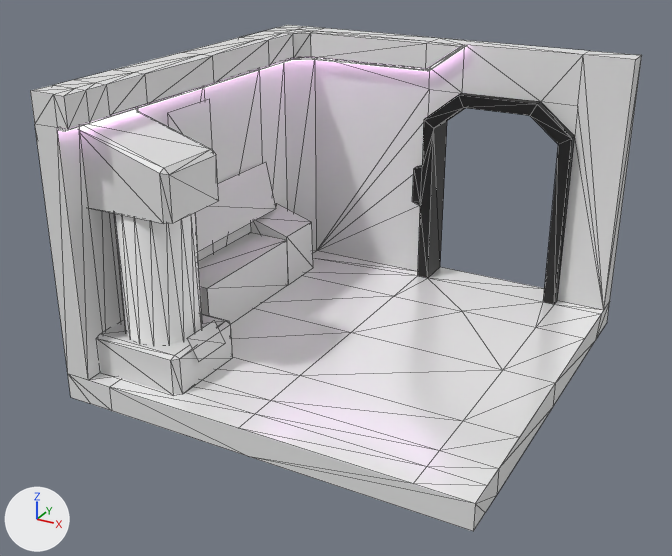
Renders of the glTF model public/models/room.glb from each side of a commit.
Rendered twice from a 50 mm lens placed at (7.62, -14.83, 8.79), pointed at (-0.21, -0.6, 1.68). The lights are fixed; the arrows at lower left show +X, +Y and +Z. Mesh edges are drawn as thin lines. Where no turn or scale is listed for an object, it has been applied to the vertices. Vertices at the same position are counted once.
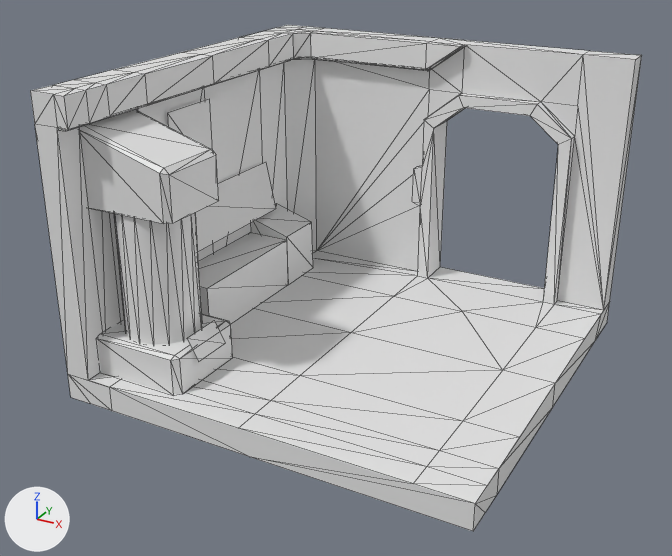
Where the newer file only moved an object's origin or applied its transform, the numbers keep the older frame.

What changed in the scene script:
```text
Change me_cube_007:
    where me_cube_007.from_pydata(...)  # 20 vertices, 40 faces; spans x -1.74..2.35, y -7.41..0.08, z -0.03..0.56
    used by ob_cube; location = (-1.73, 3.41, 4.94)
    me_cube_007 part 1: 28 faces spanning x -1.74..2.35, y -0.42..0.08, z -0.03..0.56 switch from mat_neon (black #000000) to no material
    me_cube_007 part 2: 12 faces spanning x -1.74..-1.59, y -7.41..-0.41, z -0.03..0.03 switch from mat_neon_002 (black #000000) to no material
Change me_cube_001:
    where me_cube_001.from_pydata(...)  # 151 vertices, 268 faces; spans x -4.0..4.0, y -4.03..4.0, z -0.25..5.5
    used by ob_room; location = (0.0, 0.0, 0.0)
    remove me_cube_001.materials.append(mat_white)  # white #e7e7e7
    me_cube_001 part 3: 59 faces spanning x -3.5..4.0, y -4.0..4.0, z 0.25 switch from mat_floor (white #ffffff) to no material
    me_cube_001 part 4: 42 faces spanning x -0.4..3.0, y 3.27..4.0, z 0.25..4.5 switch from mat_door (black #000000) to no material
Change me_cylinder:
    where me_cylinder.from_pydata(...)  # 32 vertices, 32 faces; spans x -0.71..0.71, y -0.71..0.71, z -1.13..1.51
    remove me_cylinder.materials.append(mat_liquid)  # white #ffffff
```

Pixel boxes [x1, y1, x2, y2] of what changed, in the pictures (672 x 556 px):
'Cylinder', recoloured: [114, 213, 202, 345] in both
part 1 of me_cube_007, recoloured: [291, 45, 467, 71] in both
part 2 of me_cube_007, recoloured: [58, 60, 290, 131] in both
part 3 of me_cube_001, recoloured: [88, 251, 604, 504] in both
part 4 of me_cube_001, recoloured (black to white): [412, 93, 575, 305] in both
